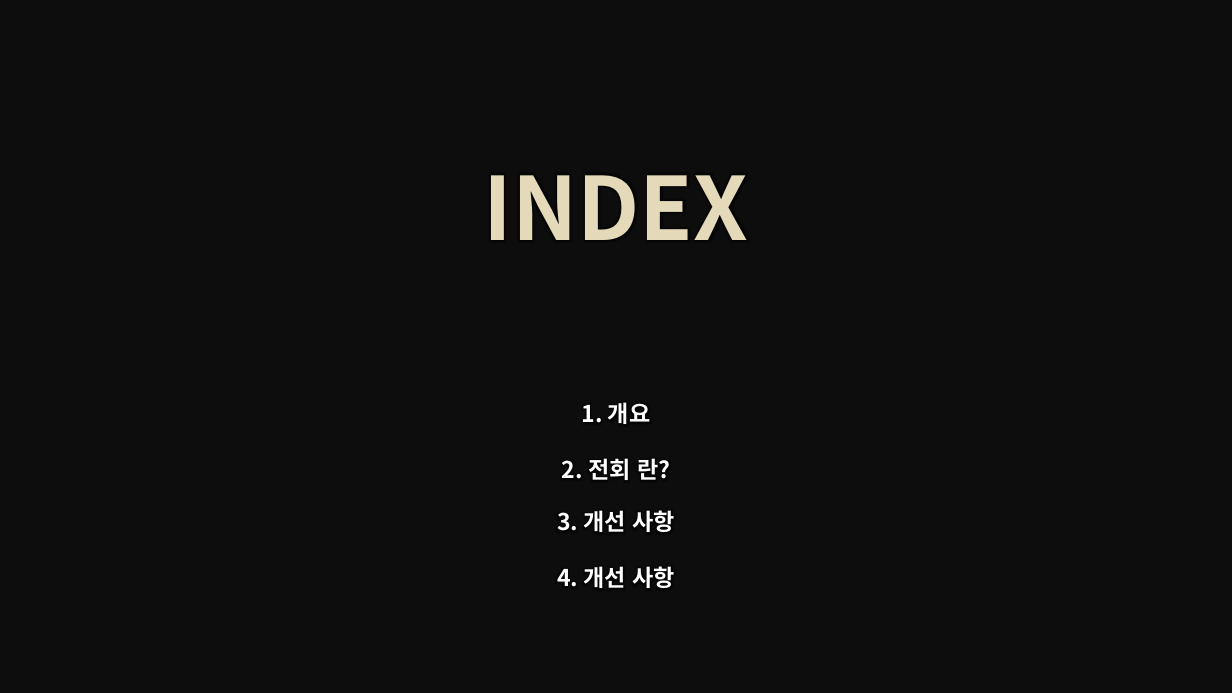
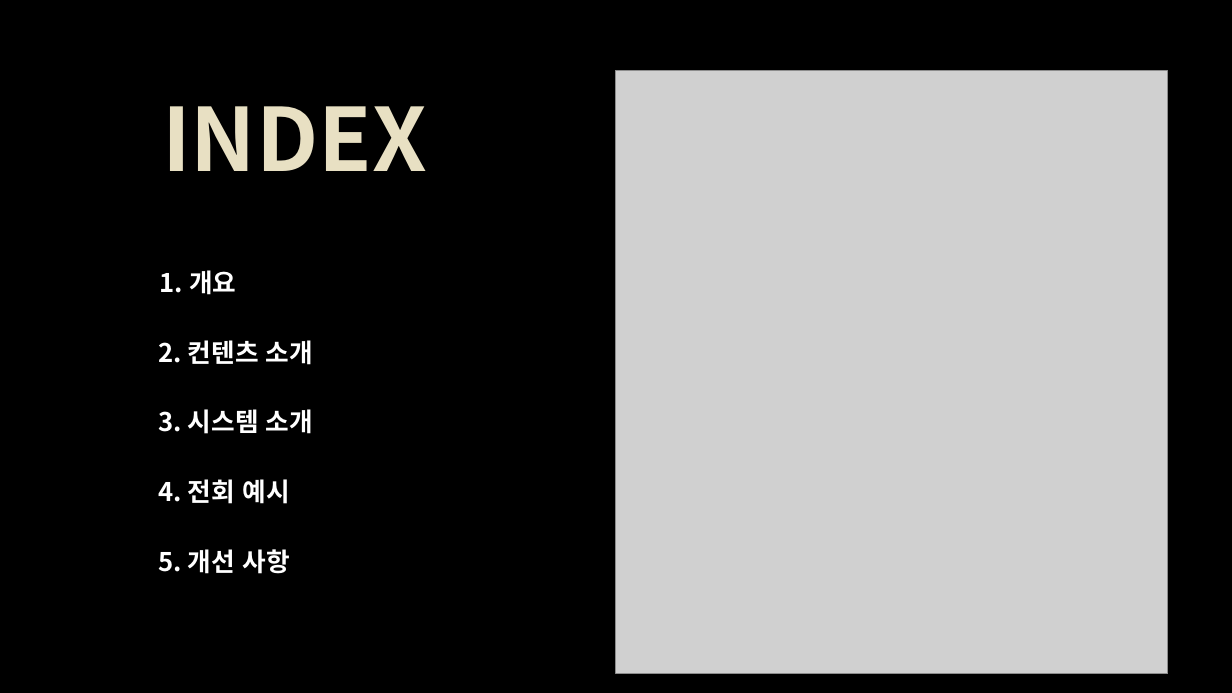
Before and after one commit to hjs0913/GameDesign, a slide deck: slide 2 of 엘든링 역기획서/엘든링_전회컨텐츠_역기획서.pptx. Drawn at 1232x693 pixels with LibreOffice and Linux fonts; fonts in the diff are those of the drawing; grey boxes stand for pictures; background and template pictures are left out. Boxes give left, top, right and bottom in pixels: in the first picture for what was removed or moved away, otherwise in the second. Text is boxed around its words. In the diff, an @@ line names an element or a change of style, - is before the commit and + after.

```diff
--- a/엘든링 역기획서/엘든링_전회컨텐츠_역기획서.pptx
+++ b/엘든링 역기획서/엘든링_전회컨텐츠_역기획서.pptx
@@ background picture (left out) to #000000 @@
@@ text "INDEX": place and size @@
-text "INDEX" at <box>483,175,748,240</box>
+text "INDEX" at <box>162,106,427,171</box>
@@ text "INDEX" at <box>162,106,427,171</box>: text colour gradient #F2EDDE to #E5DAB9 to #E6D9B4 to #D1B973 to gradient #F2EDDE to #E8E0C3 to #E6D9B4 to #D1B973 @@
@@ picture added at <box>616,71,1168,674</box> @@
@@ text "1. 개요": place and size @@
-text "1. 개요" at <box>582,402,651,424</box>
+text "1. 개요" at <box>160,270,236,295</box>
@@ text "1. 개요" at <box>160,270,236,295</box>: size 18 to 20 pt @@
@@ text added at <box>158,340,313,365</box>, 20 pt, text #FFFFFF, bold @@
+2. 컨텐츠 소개
@@ text added at <box>158,409,313,434</box>, 20 pt, text #FFFFFF, bold @@
+3. 시스템 소개
@@ text added at <box>159,479,289,504</box>, 20 pt, text #FFFFFF, bold @@
+4. 전회 예시
@@ text removed at <box>562,458,670,480</box> @@
-2. 전회 란?
@@ text at <box>159,549,289,574</box>: text changed; size 18 to 20 pt @@
-3. 개선 사항
+5. 개선 사항
@@ text removed at <box>557,566,675,588</box> @@
-4. 개선 사항
```
Also in this commit, not shown: 1 other slide changed, 8 slides added, 3 slides removed, 2 other files.
